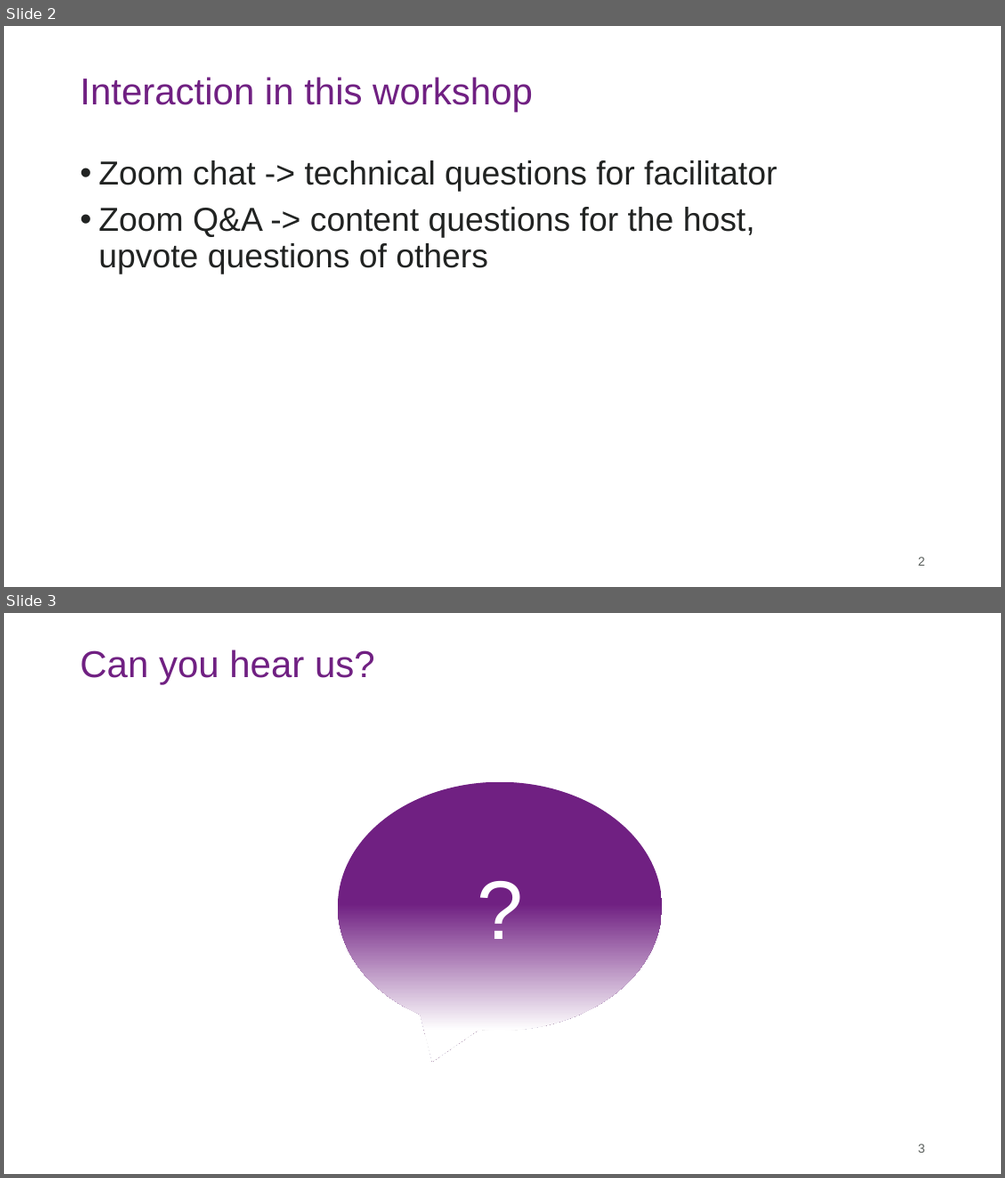
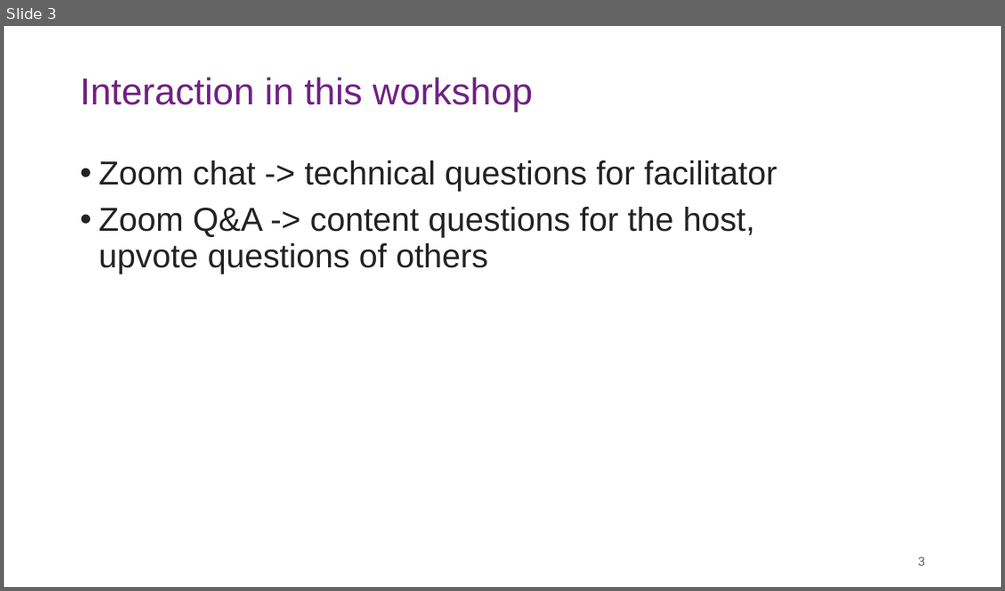
Before and after one commit to UKDataServiceOpen/agent-based-modelling, a slide deck: 2022_Training_series_materials/Slide_Decks/RealWorldData_ABM_2022.pptx. Shown one above the other, each under a label of ours: slides 2 and 3 before the commit, slide 3 after it. The pictures are 1005x1178 and 1005x591 pixels, drawn with LibreOffice and Linux fonts; fonts in the diff are those of the drawing; background and template pictures are left out. Boxes give left, top, right and bottom in pixels: in the first picture for what was removed or moved away, otherwise in the second. Text is boxed around its words. In the diff, an @@ line names an element or a change of style, - is before the commit and + after.

```diff
--- a/2022_Training_series_materials/Slide_Decks/RealWorldData_ABM_2022.pptx
+++ b/2022_Training_series_materials/Slide_Decks/RealWorldData_ABM_2022.pptx
@@ slide 3 removed at [4, 613, 1001, 1174], background #FFFFFF @@
@@ title removed at [80, 649, 375, 684] @@
-Can you hear us?
@@ speech bubble removed at [338, 782, 662, 1030] @@
-?
@@ page number removed at [918, 1143, 925, 1152] @@
-3
@@ what was slide 2 is now slide 3 @@
@@ page number at [918, 556, 925, 565]: text changed @@
-2
+3
```
Also in this commit, not shown: 2 slides changed, 11 other files.
